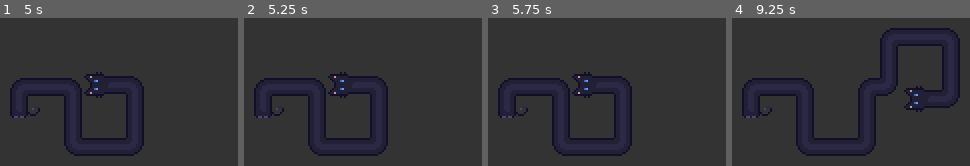
Above: before the commit, frames 1-4 (left to right).
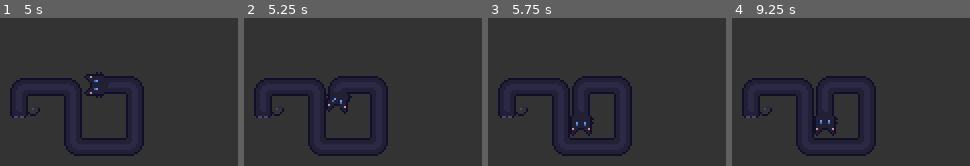
Above: after the commit, the same moments.

Repository: RecorderYvaine/loooong_cat
Game: Godot game, scene res://src/Main.tscn
The game is run twice, just before and just after one commit, with the same random seed, the same clock (stepped at 60 frames per second) and the same inputs.
Inputs:
- Up to frame 1 (5 s): tap Enter at 0.5 s; hold Right (ui_right) 0.53-1.28 s; hold Down (ui_down) 1.28-2.03 s; hold Right (ui_right) 2.03-2.78 s; hold Up (ui_up) 2.78-3.53 s; hold Left (ui_left) from 3.53 s (still down); tap Space at 4.25 s
- Up to frame 2 (5.25 s): tap Enter at 5 s; release Left (ui_left) at 5.03 s; hold Down (ui_down) from 5.03 s (still down)
- Up to frame 3 (5.75 s): keep holding Down (ui_down)
- Up to frame 4 (9.25 s): release Down (ui_down) at 5.78 s; hold Right (ui_right) 5.78-6.53 s; tap Space at 6.5 s; hold Up (ui_up) 6.53-7.28 s; hold Right (ui_right) 7.28-8.03 s; hold Down (ui_down) 8.03-8.78 s; hold Left (ui_left) from 8.78 s (still down)

Frame 1 is identical in both runs. In frame 2, 0.7% of the frame differs, in the area x 34-46%, y 36-65%; in frame 3, 0.9%; in frame 4, 3.8%, in the area x 34-96%, y 6-80%.

Commit message:
Preserve movement after edge contact turns

Diff:
--- a/src/cat/LongCat.gd
+++ b/src/cat/LongCat.gd
@@ -11,6 +11,7 @@
 const COLLISION_CLEARANCE: float = BODY_COLLISION_HALF_WIDTH + HEAD_COLLISION_HALF_WIDTH
 const TURN_READY_DIST: float = MIN_TURN_DIST + TURN_EXIT_ADVANCE
 const REVERSE_POP_INPUT_LOCK_TIME: float = 0.12
+const CONTACT_TURN_EDGE_SLOP: float = 1.0
 
 # 以 HeadGroup 节点原点为基准，提取猫脸中心点作为旋转与移动核心
 const FACE_LOCAL = Vector2(0.5, -5.5)
@@ -38,6 +39,8 @@
 var retract_active_turn_on_release: bool = false
 var reverse_pop_input_lock_dir: Vector2 = Vector2.ZERO
 var reverse_pop_input_lock_time: float = 0.0
+var contact_exit_segment_indices: Array[int] = []
+var contact_exit_dir: Vector2 = Vector2.ZERO
 
 func _ready() -> void:
 	turn_segments.position = Vector2.ZERO
@@ -214,7 +217,7 @@
 
 	return can_start_turn(head_pos, input_dir)
 
-func get_allowed_step(start_pos: Vector2, dir: Vector2, requested_step: float) -> float:
+func get_allowed_step(start_pos: Vector2, dir: Vector2, requested_step: float, ignored_segment_indices: Array[int] = []) -> float:
 	var allowed_step = requested_step
 	var check_points = max(0, path.size() - 3)
 
@@ -222,6 +225,8 @@
 		var p1 = path[i]
 		var p2 = path[i+1]
 		var bounds = get_segment_collision_bounds(p1, p2)
+		if ignored_segment_indices.has(i):
+			continue
 		if is_point_in_bounds(start_pos, bounds):
 			if can_move_from_inside_segment_bounds(start_pos, dir, requested_step, p1, p2):
 				continue
@@ -260,6 +265,14 @@
 		return false
 	return true
 
+func can_start_contact_exit_from_segment(start_pos: Vector2, dir: Vector2, step: float, p1: Vector2, p2: Vector2) -> bool:
+	var end_pos = start_pos + dir * step
+	if is_moving_deeper_into_segment_bounds(start_pos, end_pos, p1, p2):
+		return false
+	if is_dir_parallel_to_segment(dir, p1, p2):
+		return is_near_segment_collision_edge(start_pos, p1, p2)
+	return true
+
 func is_moving_deeper_into_segment_bounds(start_pos: Vector2, end_pos: Vector2, p1: Vector2, p2: Vector2) -> bool:
 	return get_distance_from_segment_centerline(end_pos, p1, p2) < get_distance_from_segment_centerline(start_pos, p1, p2) - 0.001
 
@@ -271,6 +284,9 @@
 
 	var center_x = (p1.x + p2.x) / 2.0
 	return abs(pos.x - center_x)
+
+func is_near_segment_collision_edge(pos: Vector2, p1: Vector2, p2: Vector2) -> bool:
+	return get_distance_from_segment_centerline(pos, p1, p2) >= COLLISION_CLEARANCE - CONTACT_TURN_EDGE_SLOP
 
 func is_dir_parallel_to_segment(dir: Vector2, p1: Vector2, p2: Vector2) -> bool:
 	var segment = p2 - p1
@@ -288,7 +304,7 @@
 		var bounds = get_segment_collision_bounds(p1, p2)
 		var starts_inside = is_point_in_bounds(start_pos, bounds)
 		if starts_inside:
-			if not can_move_from_inside_segment_bounds(start_pos, dir, MIN_TURN_DIST, p1, p2):
+			if not can_start_contact_exit_from_segment(start_pos, dir, MIN_TURN_DIST, p1, p2):
 				return false
 			continue
 
@@ -307,6 +323,36 @@
 
 	return true
 
+func get_contact_exit_segment_indices(start_pos: Vector2, dir: Vector2) -> Array[int]:
+	var indices: Array[int] = []
+	var check_points = max(0, path.size() - 3)
+	for i in range(check_points):
+		var p1 = path[i]
+		var p2 = path[i+1]
+		var bounds = get_segment_collision_bounds(p1, p2)
+		if is_point_in_bounds(start_pos, bounds) and can_start_contact_exit_from_segment(start_pos, dir, MIN_TURN_DIST, p1, p2):
+			indices.append(i)
+	return indices
+
+func get_active_contact_exit_indices(start_pos: Vector2, dir: Vector2) -> Array[int]:
+	if dir != contact_exit_dir:
+		return []
+
+	var active_indices: Array[int] = []
+	for i in contact_exit_segment_indices:
+		if i < 0 or i >= path.size() - 1:
+			continue
+		if is_point_in_bounds(start_pos, get_segment_collision_bounds(path[i], path[i + 1])):
+			active_indices.append(i)
+	contact_exit_segment_indices = active_indices
+	if contact_exit_segment_indices.is_empty():
+		contact_exit_dir = Vector2.ZERO
+	return active_indices
+
+func clear_contact_exit() -> void:
+	contact_exit_segment_indices.clear()
+	contact_exit_dir = Vector2.ZERO
+
 func get_head_segment_length() -> float:
 	if path.size() < 2:
 		return 0.0
@@ -340,12 +386,13 @@
 	if seg_dir == Vector2.ZERO: seg_dir = current_dir
 
 	if input_dir == seg_dir:
-		var allowed = get_allowed_step(path[-1], input_dir, step)
+		var allowed = get_allowed_step(path[-1], input_dir, step, get_active_contact_exit_indices(path[-1], input_dir))
 		if allowed <= 0.0 and is_active_turn_segment() and can_start_turn(path[-1], input_dir):
 			allowed = step
 		path[-1] += input_dir * allowed
 		current_dir = input_dir
 	elif input_dir == -seg_dir:
+		clear_contact_exit()
 		if path.size() == 2:
 			var dist_to_base = path[-1].distance_to(path[0])
 			if dist_to_base - step <= 8.0:
@@ -407,9 +454,12 @@
 		if allowed > 0.001:
 			var prev_dir = seg_dir
 			var cross = prev_dir.x * input_dir.y - prev_dir.y * input_dir.x
+			var contact_exit_indices = get_contact_exit_segment_indices(head_pos, input_dir)
 
 			path.append(head_pos)
 			current_dir = input_dir
+			contact_exit_segment_indices = contact_exit_indices
+			contact_exit_dir = input_dir
 			path[-1] += input_dir * allowed
 
 			var turn_sprite = Sprite2D.new()
--- a/tests/run_tests.gd
+++ b/tests/run_tests.gd
@@ -478,6 +478,7 @@
 	]
 	cat.current_dir = Vector2.LEFT
 	cat.turns_data.clear()
+	cat.clear_contact_exit()
 	cat.update_visuals()
 
 	Input.action_press("ui_left")
@@ -704,6 +705,7 @@
 	]
 	cat.current_dir = Vector2.LEFT
 	cat.turns_data.clear()
+	cat.clear_contact_exit()
 	cat.update_visuals()
 	release_all_test_inputs()
 
@@ -837,6 +839,7 @@
 	]
 	cat.current_dir = Vector2.DOWN
 	cat.turns_data.clear()
+	cat.clear_contact_exit()
 	cat.update_visuals()
 
 	head_before = cat.path[-1]
@@ -881,6 +884,18 @@
 			"current": Vector2.DOWN,
 			"turn": Vector2.RIGHT,
 		},
+		{
+			"name": "horizontal edge contact turns left along edge",
+			"path": [Vector2(0.5, 0.0), Vector2(30.5, 0.0), Vector2(30.5, 30.0), Vector2(15.5, 30.0), Vector2(15.5, 9.0)],
+			"current": Vector2.UP,
+			"turn": Vector2.LEFT,
+		},
+		{
+			"name": "horizontal edge contact turns right along edge",
+			"path": [Vector2(30.5, 0.0), Vector2(0.5, 0.0), Vector2(0.5, 30.0), Vector2(15.5, 30.0), Vector2(15.5, 9.0)],
+			"current": Vector2.UP,
+			"turn": Vector2.RIGHT,
+		},
 	]
 
 	for contact_case in contact_cases:
@@ -889,6 +904,7 @@
 			cat.path.append(point)
 		cat.current_dir = contact_case.current
 		cat.turns_data.clear()
+		cat.clear_contact_exit()
 		cat.update_visuals()
 
 		head_before = cat.path[-1]
@@ -916,6 +932,7 @@
 			cat.path.append(point)
 		cat.current_dir = contact_case.current
 		cat.turns_data.clear()
+		cat.clear_contact_exit()
 		cat.update_visuals()
 		release_all_test_inputs()
 
@@ -946,6 +963,7 @@
 	]
 	cat.current_dir = Vector2.LEFT
 	cat.turns_data.clear()
+	cat.clear_contact_exit()
 	cat.update_visuals()
 
 	head_before = cat.path[-1]
@@ -969,6 +987,7 @@
 	]
 	cat.current_dir = Vector2.LEFT
 	cat.turns_data.clear()
+	cat.clear_contact_exit()
 	cat.update_visuals()
 
 	cat.move_cat(Vector2.UP, 1.0)
